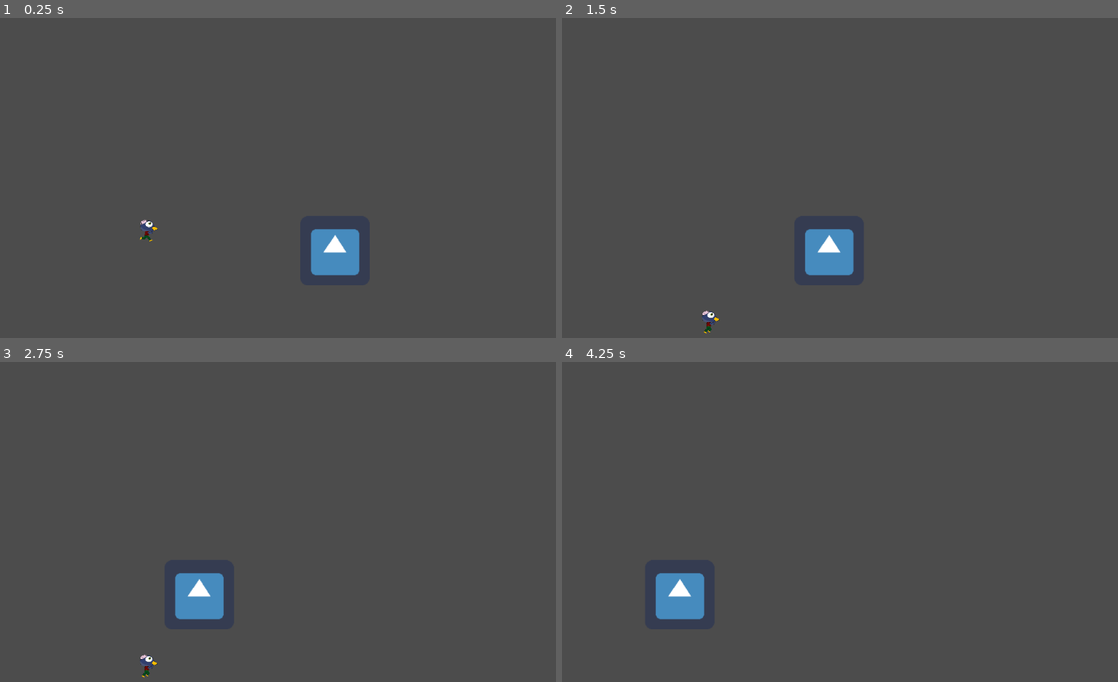
Above: before the commit, frames 1-4 (two rows, left to right).
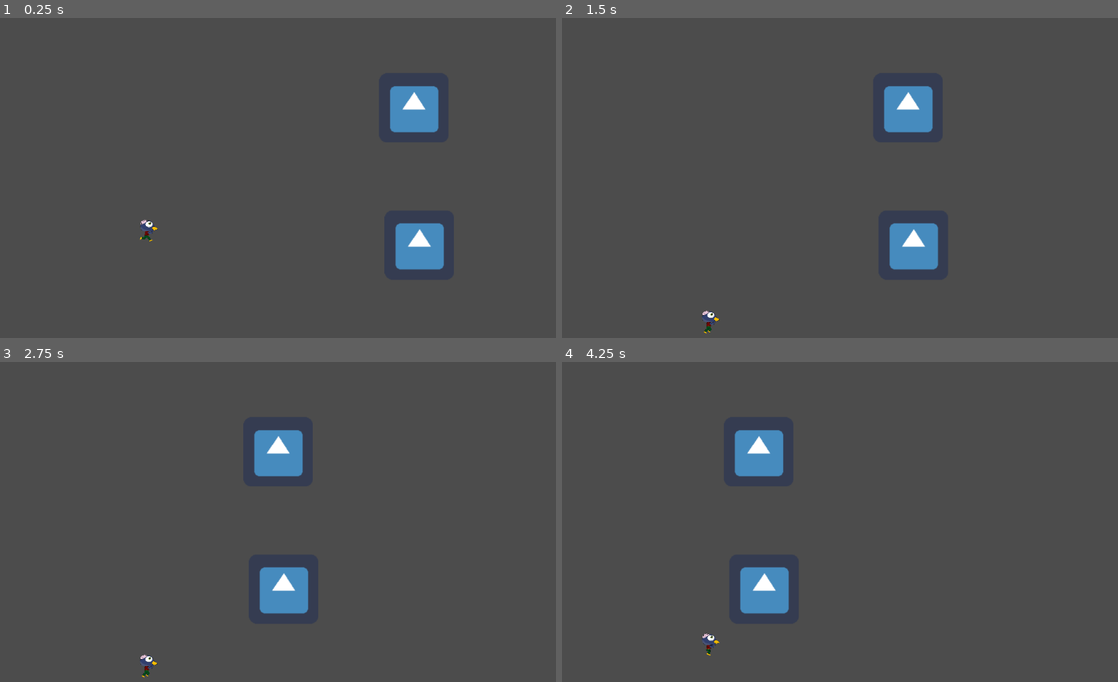
Above: after the commit, the same moments.

Repository: erick29496/godotGame
Game: Godot game, scene res://scenes/Game.tscn
The game is run twice, just before and just after one commit, with the same random seed, the same clock (stepped at 60 frames per second) and the same inputs. The engine's default icon, where the game draws it, is replaced by a stand-in: a white triangle on a blue panel in a dark square.
Inputs:
- Up to frame 1 (0.25 s): no input
- Up to frame 2 (1.5 s): tap Space (ui_select) at 0.77 s
- Up to frame 3 (2.75 s): tap Space (ui_select) at 1.52 s
- Up to frame 4 (4.25 s): tap Space (ui_select) at 3.02, 3.77 s

The runs differ from the first frame. In frame 1, 3.8% of the frame differs, in the area x 55-80%, y 21-81%; in frame 2, 3.8%; in frame 3, 3.8%; in frame 4, 3.9%, in the area x 16-41%, y 21-92%.

Commit message:
Add elements to game scene

Diff:
--- a/game/project.godot
+++ b/game/project.godot
@@ -15,7 +15,7 @@
 
 [application]
 
-config/name="Nuevo proyecto de juego"
+config/name="godotGame"
 run/main_scene="res://scenes/Game.tscn"
 config/icon="res://icon.png"
 
--- a/game/scenes/Game.tscn
+++ b/game/scenes/Game.tscn
@@ -2,21 +2,22 @@
 
 [ext_resource path="res://scenes/Player.tscn" type="PackedScene" id=1]
 [ext_resource path="res://scripts/camera.gd" type="Script" id=2]
-[ext_resource path="res://scenes/Enemy.tscn" type="PackedScene" id=3]
-[ext_resource path="res://scenes/Fuel.tscn" type="PackedScene" id=4]
+[ext_resource path="res://scenes/Fuel.tscn" type="PackedScene" id=3]
+[ext_resource path="res://scenes/Enemy.tscn" type="PackedScene" id=4]
 
 [sub_resource type="RectangleShape2D" id=1]
 extents = Vector2( 48.2901, 15.2742 )
 
 [node name="Game" type="Node"]
 
+[node name="Area2D4" parent="." instance=ExtResource( 3 )]
+position = Vector2( 1627, 507.578 )
+
 [node name="Player" parent="." instance=ExtResource( 1 )]
 position = Vector2( 136.882, 294.824 )
 
 [node name="StaticBody2D" type="StaticBody2D" parent="."]
 position = Vector2( 18.9033, 542.523 )
-collision_layer = 2
-collision_mask = 2
 
 [node name="CollisionShape2D" type="CollisionShape2D" parent="StaticBody2D"]
 position = Vector2( 1877.2, 59.979 )
@@ -28,8 +29,11 @@
 current = true
 script = ExtResource( 2 )
 
-[node name="Area2D" parent="." instance=ExtResource( 3 )]
-position = Vector2( 523.725, 434.895 )
+[node name="Area2D" parent="." instance=ExtResource( 4 )]
+position = Vector2( 679.419, 424.134 )
 
-[node name="Area2D2" parent="." instance=ExtResource( 4 )]
-position = Vector2( 1552.67, 323.858 )
+[node name="Area2D2" parent="." instance=ExtResource( 3 )]
+position = Vector2( 1618.96, 91.4838 )
+
+[node name="Area2D3" parent="." instance=ExtResource( 4 )]
+position = Vector2( 669.368, 170.86 )
